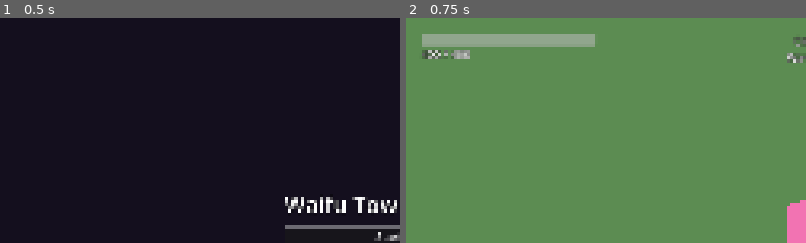
Above: before the commit, frames 1-2 (left to right).
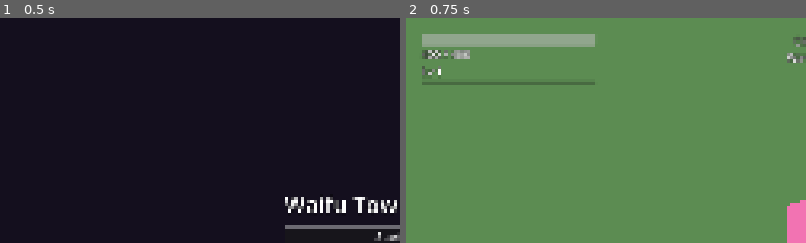
Above: after the commit, the same moments.

Repository: adrienlamotte/w-td
Game: Godot game, scene res://view/main.tscn
The game is run twice, just before and just after one commit, with the same random seed, the same clock (stepped at 60 frames per second) and the same inputs.
Inputs:
- Up to frame 1 (0.5 s): no input
- Up to frame 2 (0.75 s): click "Start run" at 0.5 s
The pictures show only the part of the screen within x 0-50%, y 0-50%; the shares and areas given below are measured in that part.

Frame 1 is identical in both runs. In frame 2, 0.7% of the frame differs, in the area x 4-48%, y 21-30%.

Commit message:
037: draft overlay, HUD level and XP bar, build UI on world.tower_types, slot keys 1-8 (D-153)
Co-Authored-By: Claude Opus 5.5 (1M context) <noreply@anthropic.com>

Diff:
--- a/game/input/player_input.gd
+++ b/game/input/player_input.gd
@@ -80,6 +80,11 @@
 
 func handle(event: InputEvent) -> void:
 	_update_mode(event)
+	if in_draft(world):  # only pause passes; the draft overlay takes the rest (D-153)
+		menu_open = false
+		if _pressed(event, &"pause"):
+			set_paused(true)
+		return
 	if menu_open and event.is_action_released(&"build_menu"):
 		menu_open = false
 		build_menu_closed.emit(menu_dir)
@@ -103,10 +108,10 @@
 
 
 func _build(event: InputEvent) -> void:
-	for slot in 3:
+	for slot in 8:
 		if _pressed(event, StringName("build_slot_%d" % (slot + 1))):
-			if slot < world.run.tower_types.size():
-				selected_tower = world.tower_catalog.ids[world.run.tower_types[slot]]
+			if slot < world.tower_types.size():
+				selected_tower = world.tower_catalog.ids[world.tower_types[slot]]
 			return
 	if _pressed(event, &"build_menu"):
 		menu_open = true
@@ -128,6 +133,8 @@
 
 
 func _process(delta: float) -> void:
+	if in_draft(world):
+		return
 	var dir := Input.get_vector(&"cam_pan_left", &"cam_pan_right", &"cam_pan_up", &"cam_pan_down")
 	var stick := Input.get_vector(&"menu_left", &"menu_right", &"menu_up", &"menu_down")
 	if menu_open:
@@ -168,6 +175,11 @@
 	return w != null and w.run_state == SimWorld.RunState.RUNNING and not w.paused and not w.draft.drafting
 
 
+## A card draft is open on screen: RUNNING, not paused, drafting (D-153).
+static func in_draft(w: SimWorld) -> bool:
+	return w != null and w.run_state == SimWorld.RunState.RUNNING and not w.paused and w.draft.drafting
+
+
 func _use_skill(slot: int) -> void:
 	if world.run != null and slot < world.run.skill_ids.size():
 		world.queue(SimCommand.use_skill(world.tick, world.run.skill_ids[slot]))
--- a/game/loc/strings.csv
+++ b/game/loc/strings.csv
@@ -8,6 +8,7 @@
 hud.hint.skill_1,Q / LT
 hud.hint.skill_2,E / RT
 hud.paused,Paused
+hud.level,Lv {level}
 enemy.boss_01.name,Boss
 enemy.brute_01.name,Brute
 enemy.miniboss_01.name,Mini-boss A
@@ -160,3 +161,9 @@
 meta.radius.desc,Build radius +2.
 meta.discount.name,Discount
 meta.discount.desc,Tower placement price -5%.
+draft.title,Level {level}!
+draft.type.new_tower,New waifu
+draft.type.signature,Signature
+draft.type.skill,Guardian skill
+draft.type.perk,Perk
+draft.type.filler,Bonus
--- a/game/project.godot
+++ b/game/project.godot
@@ -93,6 +93,26 @@
 "deadzone": 0.2,
 "events": [Object(InputEventKey,"device":-1,"physical_keycode":51)]
 }
+build_slot_4={
+"deadzone": 0.2,
+"events": [Object(InputEventKey,"device":-1,"physical_keycode":52)]
+}
+build_slot_5={
+"deadzone": 0.2,
+"events": [Object(InputEventKey,"device":-1,"physical_keycode":53)]
+}
+build_slot_6={
+"deadzone": 0.2,
+"events": [Object(InputEventKey,"device":-1,"physical_keycode":54)]
+}
+build_slot_7={
+"deadzone": 0.2,
+"events": [Object(InputEventKey,"device":-1,"physical_keycode":55)]
+}
+build_slot_8={
+"deadzone": 0.2,
+"events": [Object(InputEventKey,"device":-1,"physical_keycode":56)]
+}
 build_place={
 "deadzone": 0.2,
 "events": [Object(InputEventMouseButton,"device":-1,"button_index":1), Object(InputEventJoypadButton,"device":-1,"button_index":0)]
--- a/game/tests/input/test_player_input.gd
+++ b/game/tests/input/test_player_input.gd
@@ -4,12 +4,14 @@
 ## Every action of docs/09_CONTROLS.md; keep equal to the spec's table.
 const ACTIONS: Array[String] = ["cam_pan_up", "cam_pan_down", "cam_pan_left", "cam_pan_right",
 	"menu_up", "menu_down", "menu_left", "menu_right", "cam_zoom_in", "cam_zoom_out",
-	"cam_recentre", "build_menu", "build_slot_1", "build_slot_2", "build_slot_3", "build_place",
+	"cam_recentre", "build_menu", "build_slot_1", "build_slot_2", "build_slot_3", "build_slot_4", "build_slot_5",
+	"build_slot_6", "build_slot_7", "build_slot_8", "build_place",
 	"build_cancel", "tower_sell", "tower_upgrade", "skill_1", "skill_2", "pause"]
 ## Gamepad only: keyboard/mouse pans with WASD and builds with the slot keys instead.
 const PAD_ONLY: Array[String] = ["menu_up", "menu_down", "menu_left", "menu_right", "build_menu"]
 ## Keyboard only: the gamepad picks a tower with the radial menu (build_menu) instead.
-const KEY_ONLY: Array[String] = ["build_slot_1", "build_slot_2", "build_slot_3"]
+const KEY_ONLY: Array[String] = ["build_slot_1", "build_slot_2", "build_slot_3", "build_slot_4",
+	"build_slot_5", "build_slot_6", "build_slot_7", "build_slot_8"]
 const SINGLE := "tower_single_01"
 
 var world: SimWorld
@@ -184,7 +186,7 @@
 
 func test_keyboard_mouse() -> void:
 	input.handle(_key(KEY_2))
-	assert_eq(input.selected_tower, world.tower_catalog.ids[world.run.tower_types[1]])
+	assert_eq(input.selected_tower, world.tower_catalog.ids[world.tower_types[1]])
 	input.cursor = Vector2(-3.0, 5.0)
 	input.handle(_mouse(MOUSE_BUTTON_LEFT))
 	assert_false(input.gamepad)
@@ -278,3 +280,38 @@
 	world.step()
 	assert_true(world.draft.drafting)
 	assert_false(PlayerInput.can_build(world), "a card draft is open (D-147)")
+
+
+
+func test_only_pause_during_a_draft() -> void:
+	world.draft.xp = 30.0
+	world.step()
+	assert_true(PlayerInput.in_draft(world))
+	input.select_tower(SINGLE)
+	input.menu_open = true
+	input.cursor = Vector2(3.0, 4.0)
+	cam.set_zoom(1)
+	for e: InputEvent in [_key(KEY_Q), _key(KEY_2), _mouse(MOUSE_BUTTON_LEFT), _pad(JOY_BUTTON_A),
+			_pad(JOY_BUTTON_X), _pad(JOY_BUTTON_RIGHT_SHOULDER), _key(KEY_HOME)]:
+		input.handle(e)
+	assert_eq(_queued().size(), 0, "nothing queued")
+	assert_eq(input.selected_tower, SINGLE, "the selection is kept for after the pick")
+	assert_false(input.menu_open, "the radial closes")
+	assert_eq(cam.zoom_index, 1, "no zoom")
+	var before := cam.position
+	input.set_process(true)
+	Input.action_press(&"cam_pan_right")
+	input._process(1.0)
+	Input.action_release(&"cam_pan_right")
+	input.set_process(false)
+	assert_eq(cam.position, before, "no pan")
+	input.handle(_key(KEY_P))
+	assert_eq(_queued().size(), 1)
+	assert_eq(_queued()[0].type, SimCommand.Type.PAUSE)
+	assert_true(_queued()[0].paused)
+
+
+func test_slot_8_selects_the_eighth_tower() -> void:
+	world.tower_types = PackedInt32Array([0, 1, 2, 3, 4, 5, 6, 7])
+	input.handle(_key(KEY_8))
+	assert_eq(input.selected_tower, world.tower_catalog.ids[7])
--- a/game/tests/view/test_build_bar.gd
+++ b/game/tests/view/test_build_bar.gd
@@ -24,7 +24,7 @@
 
 
 func test_one_button_per_tower_with_price() -> void:
-	var types := world.run.tower_types
+	var types := world.tower_types
 	assert_eq(bar.get_child_count(), types.size())
 	for s in types.size():
 		var t := _button(s).text
@@ -35,7 +35,7 @@
 
 
 func test_price_rises_after_placing() -> void:
-	var type := world.run.tower_types[0]
+	var type := world.tower_types[0]
 	var before := TowerBuilding.price(world, type)
 	world.queue(SimCommand.place_tower(world.tick, world.tower_catalog.ids[type], 5.0, 5.0))
 	world.step()
@@ -47,7 +47,7 @@
 
 func test_click_selects_and_highlights() -> void:
 	_button(1).pressed.emit()
-	var id := world.tower_catalog.ids[world.run.tower_types[1]]
+	var id := world.tower_catalog.ids[world.tower_types[1]]
 	assert_eq(input.selected_tower, id)
 	bar.refresh()
 	assert_true(_button(1).button_pressed)
@@ -75,3 +75,21 @@
 	assert_false(_button(0).disabled)
 	bar.setup(SimWorld.new(1), input)
 	assert_eq(bar.get_child_count(), 0)
+
+
+func test_grows_with_card_unlocks() -> void:
+	var n := world.tower_types.size()
+	var c := world.cards.index_of("card_tower_cinder")
+	CardEffects.apply(world, world.cards.effects[c][0])
+	bar.refresh()
+	assert_eq(bar.get_child_count(), n + 1)
+	assert_string_contains(_button(n).text, tr(world.tower_catalog.name_key[world.tower_catalog.type_of("tower_cinder")]))
+
+
+func test_eight_towers_in_four_columns() -> void:
+	world.tower_types = PackedInt32Array([0, 1, 2, 3, 4, 5, 6, 7])
+	bar.refresh()
+	assert_eq(bar.get_child_count(), 8)
+	assert_eq(bar.columns, 4)
+	for s in 8:
+		assert_string_contains(_button(s).text, "[%d]" % (s + 1))
--- /dev/null
+++ b/game/tests/view/test_draft_overlay.gd
@@ -0,0 +1,103 @@
+extends GutTest
+## Draft overlay (D-153): shows the sim's cards, a pick queues one PICK_CARD, focus, pause.
+
+const SCENE := preload("res://view/ui/draft_overlay.tscn")
+
+var world: SimWorld
+var overlay: DraftOverlay
+
+
+func before_each() -> void:
+	world = SimWorld.new(1)
+	world.queue(SimCommand.start_run(0, 7, "run_m3"))
+	world.step()
+	world.run.first_wave_tick = 1 << 30  # no spawns
+	overlay = SCENE.instantiate()
+	add_child_autofree(overlay)
+	overlay.setup(world)
+
+
+func _button(s: int) -> Button:
+	return overlay.get_node("Panel/Box/Cards").get_child(s)
+
+
+func _level_up(xp: float) -> void:
+	world.draft.xp = xp
+	world.step()
+	overlay.refresh()
+
+
+func _step() -> void:
+	world.step()
+	overlay.refresh()
+
+
+func test_hidden_without_draft() -> void:
+	assert_false(overlay.visible)
+	overlay.setup(null)
+	assert_false(overlay.visible)
+
+
+func test_shows_the_sim_cards() -> void:
+	_level_up(30.0)
+	assert_true(overlay.visible)
+	var d := world.draft
+	var cat := world.cards
+	for s in CardDraft.SLOTS:
+		var t := _button(s).text
+		var c := d.draft[s]
+		assert_string_contains(t, tr(cat.name_key[c]))
+		assert_string_contains(t, tr("draft.type." + CardCatalog.TYPE_NAMES[cat.type[c]]))
+		assert_string_contains(t, tr(cat.desc_key[c]))
+		assert_ne(tr(cat.name_key[c]), cat.name_key[c], "translated")
+	assert_eq((overlay.get_node("Panel/Box/Title") as Label).text, "Level 2!")
+	assert_true(_button(0).has_focus())
+
+
+func test_pick_queues_once() -> void:
+	_level_up(30.0)
+	var c := world.draft.draft[2]
+	_button(2).pressed.emit()
+	_button(1).pressed.emit()
+	assert_eq(world._queue.size(), 1)
+	assert_eq(world._queue[0].type, SimCommand.Type.PICK_CARD)
+	assert_eq(world._queue[0].slot, 2)
+	assert_true(_button(0).disabled)
+	_step()
+	assert_eq(world.draft.picks[c], 1, "the next step picks draft[2]")
+	assert_false(overlay.visible)
+
+
+func test_next_draft_refreshes_and_refocuses() -> void:
+	_level_up(90.0)  # levels 2 and 3
+	assert_eq(world.draft.pending, 2)
+	_button(1).grab_focus()
+	_button(0).pressed.emit()
+	_step()
+	assert_true(overlay.visible, "the second draft")
+	assert_false(_button(0).disabled)
+	assert_true(_button(0).has_focus())
+	assert_eq((overlay.get_node("Panel/Box/Title") as Label).text, "Level 3!")
+	_button(1).pressed.emit()
+	assert_eq(world._queue.size(), 1)
+	assert_eq(world._queue[0].slot, 1)
+
+
+func test_hidden_while_paused() -> void:
+	_level_up(30.0)
+	world.queue(SimCommand.pause(world.tick, true))
+	_step()
+	assert_false(overlay.visible)
+	_button(0).pressed.emit()
+	assert_eq(world._queue.size(), 0, "no pick while paused")
+	world.queue(SimCommand.pause(world.tick, false))
+	_step()
+	assert_true(overlay.visible)
+	assert_true(_button(0).has_focus())
+
+
+func test_readable() -> void:
+	_level_up(30.0)
+	for c: Control in overlay.find_children("*", "Control", true, false):
+		if c is Label or c is Button:
+			assert_gte(c.get_theme_font_size("font_size"), 32, "%s font size" % c.name)
--- a/game/tests/view/test_hud.gd
+++ b/game/tests/view/test_hud.gd
@@ -7,7 +7,7 @@
 	"build.slot", "build.gold", "build.cost", "build.reason.occupied", "build.reason.out_of_radius",
 	"build.reason.too_close", "build.reason.no_gold", "build.reason.not_offered", "build.hint.sell",
 	"build.hint.rebuild", "input.kbm.build_place", "input.pad.build_place", "input.kbm.tower_sell",
-	"input.pad.tower_sell"]
+	"input.pad.tower_sell", "hud.level"]
 
 var world: SimWorld
 var hud: Hud
@@ -130,3 +130,17 @@
 	keys.append_array(world.run.skill_name_key)
 	for k: String in keys:
 		assert_ne(tr(k), k, k)
+
+
+func test_level_and_xp_bar() -> void:
+	var bar: ProgressBar = hud.get_node("Root/TopLeft/XpBar")
+	assert_eq(_label("TopLeft/Level").text, "Lv 1")
+	assert_eq(bar.value, 0.0)
+	world.draft.xp = 12.0
+	hud.refresh()
+	assert_almost_eq(bar.value, world.draft.level_progress(world.run), 1e-6)
+	assert_gt(bar.value, 0.0)
+	world.draft.xp = world.draft.xp_next
+	_steps(1)
+	assert_eq(world.draft.level, 2)
+	assert_eq(_label("TopLeft/Level").text, "Lv 2")
--- a/game/tests/view/test_radial_menu.gd
+++ b/game/tests/view/test_radial_menu.gd
@@ -49,7 +49,7 @@
 
 func test_release_selects_or_keeps() -> void:
 	var ids := world.tower_catalog.ids
-	var types := world.run.tower_types
+	var types := world.tower_types
 	input.select_tower(ids[types[0]])
 	input.build_menu_closed.emit(_at(30.0))
 	assert_eq(input.selected_tower, ids[types[1]])
@@ -64,8 +64,18 @@
 	input.menu_dir = _at(150.0)
 	radial.refresh()
 	assert_true(radial.visible)
-	assert_eq(radial.get_child_count(), world.run.tower_types.size())
-	assert_eq(world.run.tower_types.size(), 3, "run_m2 offers 3 towers")
+	assert_eq(radial.get_child_count(), world.tower_types.size())
+	assert_eq(world.tower_types.size(), 3, "run_m2 offers 3 towers")
 	assert_eq(radial.hover, 2)
-	var price := TowerBuilding.price(world, world.run.tower_types[0])
+	var price := TowerBuilding.price(world, world.tower_types[0])
 	assert_string_contains((radial.get_child(0) as Label).text, str(price))
+
+
+func test_grows_with_card_unlocks() -> void:
+	var c := world.cards.index_of("card_tower_cinder")
+	CardEffects.apply(world, world.cards.effects[c][0])
+	input.menu_open = true
+	radial.refresh()
+	assert_eq(radial.get_child_count(), 4)
+	input.build_menu_closed.emit(Vector2.LEFT)
+	assert_eq(input.selected_tower, "tower_cinder", "slice 3 of 4 is the unlocked tower")
--- a/game/view/game_view.gd
+++ b/game/view/game_view.gd
@@ -28,6 +28,7 @@
 			menu.restart_pressed.connect(restart)
 			menu.main_menu_pressed.connect(main_menu)
 		$EndScreen.setup(world)
+		$DraftOverlay.setup(world)
 		if RunFlow.autostart:
 			RunFlow.autostart = false
 			start_run()
@@ -61,8 +62,5 @@
 
 func _process(delta: float) -> void:
 	var input: PlayerInput = $PlayerInput
-	# Stopgap until the draft UI (task 037) replaces it: take the first card (D-147).
-	if world.draft.drafting and not world.paused:
-		world.queue(SimCommand.pick_card(world.tick, 0))
 	driver.advance(delta * RunFlow.time_scale(RunFlow.slow_time_placing, input.is_placing(),
 			PlayerInput.can_build(world), _slow_scale))
--- a/game/view/main.tscn
+++ b/game/view/main.tscn
@@ -10,6 +10,7 @@
 [ext_resource type="PackedScene" path="res://view/ui/start_screen.tscn" id="8_start"]
 [ext_resource type="PackedScene" path="res://view/ui/pause_menu.tscn" id="9_pause"]
 [ext_resource type="PackedScene" path="res://view/ui/end_screen.tscn" id="10_end"]
+[ext_resource type="PackedScene" path="res://view/ui/draft_overlay.tscn" id="11_draft"]
 
 [sub_resource type="StandardMaterial3D" id="mat_ground"]
 shading_mode = 0
@@ -64,3 +65,5 @@
 [node name="PauseMenu" parent="." instance=ExtResource("9_pause")]
 
 [node name="EndScreen" parent="." instance=ExtResource("10_end")]
+
+[node name="DraftOverlay" parent="." instance=ExtResource("11_draft")]
--- a/game/view/ui/build_bar.gd
+++ b/game/view/ui/build_bar.gd
@@ -1,8 +1,8 @@
 class_name BuildBar
-extends HBoxContainer
-## Build bar (D-122): one button per run tower with name, price and hotkey. A click selects the
-## tower like the slot key (PlayerInput.select_tower). Greyed (still clickable) when gold is
-## short, disabled when not RUNNING or paused (D-105). Prices from TowerBuilding.price only.
+extends GridContainer
+## Build bar (D-122, D-153): one button per buildable tower (world.tower_types, up to 8 in
+## 4 columns) with name, price and hotkey. A click selects the tower like the slot key
+## (PlayerInput.select_tower). Greyed (still clickable) when gold is short, disabled when not RUNNING or paused (D-105). Prices from TowerBuilding.price only.
 
 const GREYED := Color(0.55, 0.55, 0.55, 1.0)
 
@@ -11,6 +11,10 @@
 var _run: RunData
 # Last [price, affordable, selected, enabled] shown per button (text rebuilt on change only).
 var _shown: Array = []
+
+
+func _init() -> void:
+	columns = 4
 
 
 func setup(w: SimWorld, p_input: PlayerInput) -> void:
@@ -26,12 +30,12 @@
 func refresh() -> void:
 	if input == null:
 		return
-	if world.run != _run:
+	if world.run != _run or (_run != null and world.tower_types.size() != get_child_count()):
 		_build()
 	var enabled := PlayerInput.can_build(world)
 	for s in get_child_count():
 		var b: Button = get_child(s)
-		var type := world.run.tower_types[s]
+		var type := world.tower_types[s]
 		var price := TowerBuilding.price(world, type)
 		var state := [price, world.gold >= price, input.selected_tower == world.tower_catalog.ids[type], enabled]
 		if state == _shown[s]:
@@ -51,7 +55,7 @@
 	_shown.clear()
 	if _run == null:
 		return
-	for type in _run.tower_types:
+	for type in world.tower_types:
 		var b := Button.new()
 		b.toggle_mode = true
 		b.focus_mode = Control.FOCUS_NONE  # the gamepad uses the radial, not GUI focus
--- /dev/null
+++ b/game/view/ui/draft_overlay.gd
@@ -0,0 +1,68 @@
+class_name DraftOverlay
+extends CanvasLayer
+## Level-up draft (D-153, 10_M3_CONTENT.md 1): shown while a draft is open and not paused,
+## one button per slot of world.draft.draft. A pick queues PICK_CARD once; the buttons stay
+## disabled until the next draft (told apart by the picks taken). No skip, no cancel.
+
+var world: SimWorld
+# Picks taken when the shown draft opened; -1 = none shown yet.
+var _shown: int = -1
+var _picked: bool = false
+
+@onready var _title: Label = $Panel/Box/Title
+@onready var _cards: Array[Node] = $Panel/Box/Cards.get_children()
+
+
+func _ready() -> void:
+	visible = false
+	for s in _cards.size():
+		(_cards[s] as Button).pressed.connect(pick.bind(s))
+
+
+func setup(w: SimWorld) -> void:
+	world = w
+	_shown = -1
+	refresh()
+
+
+func _process(_delta: float) -> void:
+	refresh()
+
+
+func refresh() -> void:
+	var show := PlayerInput.in_draft(world)
+	var fresh := show and not visible
+	visible = show
+	if not show:
+		return
+	var taken := 0
+	for n in world.draft.picks:
+		taken += n
+	if taken != _shown:
+		_shown = taken
+		_fill()
+		fresh = true
+	if fresh:
+		(_cards[0] as Button).grab_focus()
+
+
+func pick(slot: int) -> void:
+	if _picked or not PlayerInput.in_draft(world):
+		return
+	_picked = true
+	world.queue(SimCommand.pick_card(world.tick, slot))
+	for b: Button in _cards:
+		b.disabled = true
+
+
+func _fill() -> void:
+	var d := world.draft
+	var cat := world.cards
+	_picked = false
+	_title.text = tr("draft.title").format({"level": d.level - d.pending + 1})
+	for s in _cards.size():
+		var b: Button = _cards[s]
+		b.disabled = false
+		var c := d.draft[s]
+		b.text = "%s\n%s\n\n%s" % [tr(cat.name_key[c]),
+				tr("draft.type." + CardCatalog.TYPE_NAMES[cat.type[c]]), tr(cat.desc_key[c])]
--- /dev/null
+++ b/game/view/ui/draft_overlay.tscn
@@ -0,0 +1,54 @@
+[gd_scene format=3]
+
+[ext_resource type="Script" path="res://view/ui/draft_overlay.gd" id="1_script"]
+
+[sub_resource type="StyleBoxFlat" id="style_bg"]
+bg_color = Color(0.08, 0.06, 0.12, 0.6)
+
+[node name="DraftOverlay" type="CanvasLayer"]
+layer = 9
+script = ExtResource("1_script")
+
+[node name="Panel" type="Panel" parent="."]
+layout_mode = 3
+anchors_preset = 15
+anchor_right = 1.0
+anchor_bottom = 1.0
+grow_horizontal = 2
+grow_vertical = 2
+theme_override_styles/panel = SubResource("style_bg")
+
+[node name="Box" type="VBoxContainer" parent="Panel"]
+layout_mode = 1
+anchors_preset = 8
+anchor_left = 0.5
+anchor_top = 0.5
+anchor_right = 0.5
+anchor_bottom = 0.5
+grow_horizontal = 2
+grow_vertical = 2
+theme_override_constants/separation = 32
+
+[node name="Title" type="Label" parent="Panel/Box"]
+layout_mode = 2
+theme_override_font_sizes/font_size = 72
+horizontal_alignment = 1
+
+[node name="Cards" type="HBoxContainer" parent="Panel/Box"]
+layout_mode = 2
+theme_override_constants/separation = 32
+
+[node name="Card0" type="Button" parent="Panel/Box/Cards"]
+custom_minimum_size = Vector2(400, 360)
+layout_mode = 2
+autowrap_mode = 3
+
+[node name="Card1" type="Button" parent="Panel/Box/Cards"]
+custom_minimum_size = Vector2(400, 360)
+layout_mode = 2
+autowrap_mode = 3
+
+[node name="Card2" type="Button" parent="Panel/Box/Cards"]
+custom_minimum_size = Vector2(400, 360)
+layout_mode = 2
+autowrap_mode = 3
--- a/game/view/ui/hud.gd
+++ b/game/view/ui/hud.gd
@@ -13,6 +13,8 @@
 
 @onready var _hp_bar: ProgressBar = $Root/TopLeft/HpBar
 @onready var _hp: Label = $Root/TopLeft/Hp
+@onready var _level: Label = $Root/TopLeft/Level
+@onready var _xp_bar: ProgressBar = $Root/TopLeft/XpBar
 @onready var _clock: Label = $Root/TopCentre/Clock
 @onready var _wave: Label = $Root/TopCentre/Wave
 @onready var _gold: Label = $Root/TopRight/Gold
@@ -63,6 +65,9 @@
 	var hp := ceili(world.guardian_hp)
 	if _changed(_hp, hp):
 		_hp.text = tr("hud.hp").format({"hp": hp, "max": ceili(world.guardian_max_hp)})
+	_xp_bar.value = world.draft.level_progress(run)
+	if _changed(_level, world.draft.level):
+		_level.text = tr("hud.level").format({"level": world.draft.level})
 	if _changed(_clock, world.clock / SimWorld.TICK_RATE):
 		_clock.text = clock_text(world.clock)
 	var tl := WaveSpawner.timeline(world.clock, run)
--- a/game/view/ui/hud.tscn
+++ b/game/view/ui/hud.tscn
@@ -32,6 +32,16 @@
 
 [node name="Hp" type="Label" parent="Root/TopLeft"]
 layout_mode = 2
+
+[node name="Level" type="Label" parent="Root/TopLeft"]
+layout_mode = 2
+
+[node name="XpBar" type="ProgressBar" parent="Root/TopLeft"]
+custom_minimum_size = Vector2(560, 16)
+layout_mode = 2
+mouse_filter = 2
+max_value = 1.0
+show_percentage = false
 
 [node name="TopCentre" type="VBoxContainer" parent="Root"]
 layout_mode = 1
@@ -78,7 +88,7 @@
 mouse_filter = 2
 theme_override_constants/separation = 24
 
-[node name="BuildBar" type="HBoxContainer" parent="Root"]
+[node name="BuildBar" type="GridContainer" parent="Root"]
 layout_mode = 1
 anchor_left = 0.5
 anchor_top = 1.0
@@ -89,7 +99,8 @@
 grow_horizontal = 2
 grow_vertical = 0
 mouse_filter = 2
-theme_override_constants/separation = 16
+theme_override_constants/h_separation = 16
+theme_override_constants/v_separation = 16
 script = ExtResource("2_bar")
 
 [node name="Radial" type="Control" parent="Root"]
--- a/game/view/ui/radial_menu.gd
+++ b/game/view/ui/radial_menu.gd
@@ -1,8 +1,9 @@
 class_name RadialMenu
 extends Control
 ## Gamepad radial build menu (D-046, D-122): shown while PlayerInput.menu_open, one slice per
-## run tower, slice 0 centred at the top, clockwise. Releasing on a slice selects its tower,
-## releasing in the centre keeps the selection. Prices from TowerBuilding.price only.
+## buildable tower (world.tower_types, up to 8), slice 0 centred at the top, clockwise.
+## Releasing on a slice selects its tower, releasing in the centre keeps the selection.
+## Prices from TowerBuilding.price only.
 
 const BG := Color(0.0, 0.0, 0.0, 0.55)
 const HOVER := Color(1.0, 1.0, 1.0, 0.35)
@@ -41,7 +42,7 @@
 	visible = input != null and input.menu_open and world.run != null
 	if not visible:
 		return
-	var types := world.run.tower_types
+	var types := world.tower_types
 	if _labels.size() != types.size():
 		_build_labels(types.size())
 	hover = slice(input.menu_dir, types.size(), deadzone)
@@ -71,9 +72,9 @@
 func _on_closed(dir: Vector2) -> void:
 	if world.run == null:
 		return
-	var s := slice(dir, world.run.tower_types.size(), deadzone)
+	var s := slice(dir, world.tower_types.size(), deadzone)
 	if s >= 0:
-		input.select_tower(world.tower_catalog.ids[world.run.tower_types[s]])
+		input.select_tower(world.tower_catalog.ids[world.tower_types[s]])
 
 
 func _build_labels(n: int) -> void:
Not shown, added: game/tests/view/test_draft_overlay.gd.uid
Not shown, added: game/view/ui/draft_overlay.gd.uid
Not shown, changed: docs/02_TECH_ARCHITECTURE.md
Not shown, changed: docs/09_CONTROLS.md
Not shown, changed: docs/DECISIONS.md
